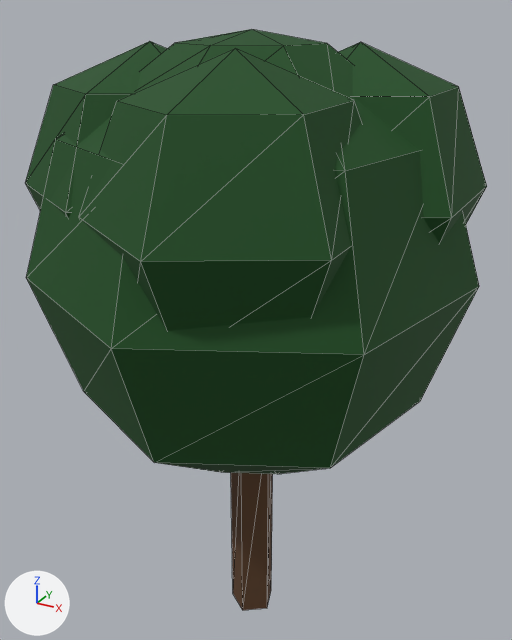
Renders of the glTF model land_tree_chestnut.glb from each side of a commit.
Both versions are drawn from a 50 mm lens placed at (4.51, -8.09, 9.23), pointed at (-0.07, 0.24, 5.06). Arrows for +X, +Y and +Z are at lower left; the lights stay in place. The first picture is the older version. Mesh edges are drawn as thin lines. Vertices at exactly the same position are counted once.
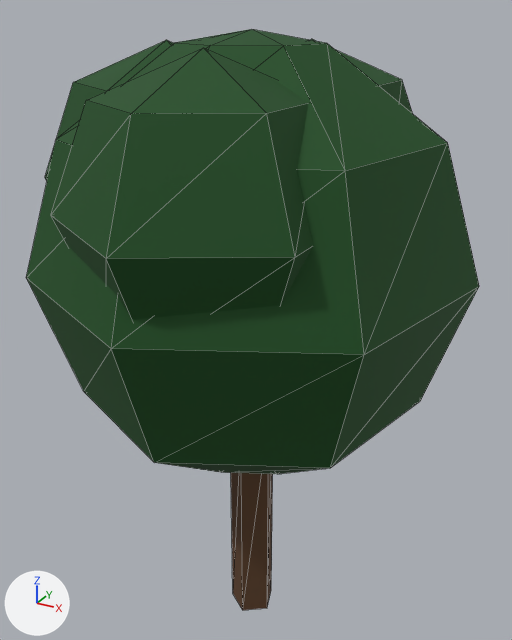
Pixel boxes (x1, y1, x2, y2) of what changed, in the pictures (512 x 640 px; the box of a moved part takes in the faces that stretch with it):
'Mesh_0', reshaped: before (25, 29, 487, 610); after (26, 29, 479, 610)
part 1 of me_mesh_0, moved or reshaped: before (79, 48, 362, 331); after (51, 48, 313, 320)
part 2 of me_mesh_0, moved or reshaped: before (338, 42, 487, 243); after (310, 39, 413, 114)
part 3 of me_mesh_0, moved or reshaped: before (25, 41, 167, 218); after (45, 40, 174, 181)

The change, as a list of edits to the scene's bpy script:
```text
Change me_mesh_0:
    used by ob_mesh_0; location = (0.0, 0.0, 0.0)
    remove me_mesh_0.from_pydata(...)  # 126 vertices, 200 faces; spans x -2.92..2.92, y -3.05..2.7, z 0.0..9.0
    add me_mesh_0.from_pydata(...)  # 126 vertices, 200 faces; spans x -2.92..2.92, y -3.14..3.14, z 0.0..9.0
    me_mesh_0 part 1: the loose piece of 20 vertices spanning x -1.06..2.06, y -3.05..0.55, z 5.25..8.85 is moved by (-0.34, -0.09, 0.0)
    me_mesh_0 part 2: the loose piece of 20 vertices spanning x -0.45..2.67, y -1.03..2.57, z 5.25..8.85 is moved by (-0.93, 0.57, 0.0)
    me_mesh_0 part 3: the loose piece of 20 vertices spanning x -2.88..0.24, y -2.08..1.52, z 5.25..8.85 is moved by (-0.02, 0.4, 0.0)
```
